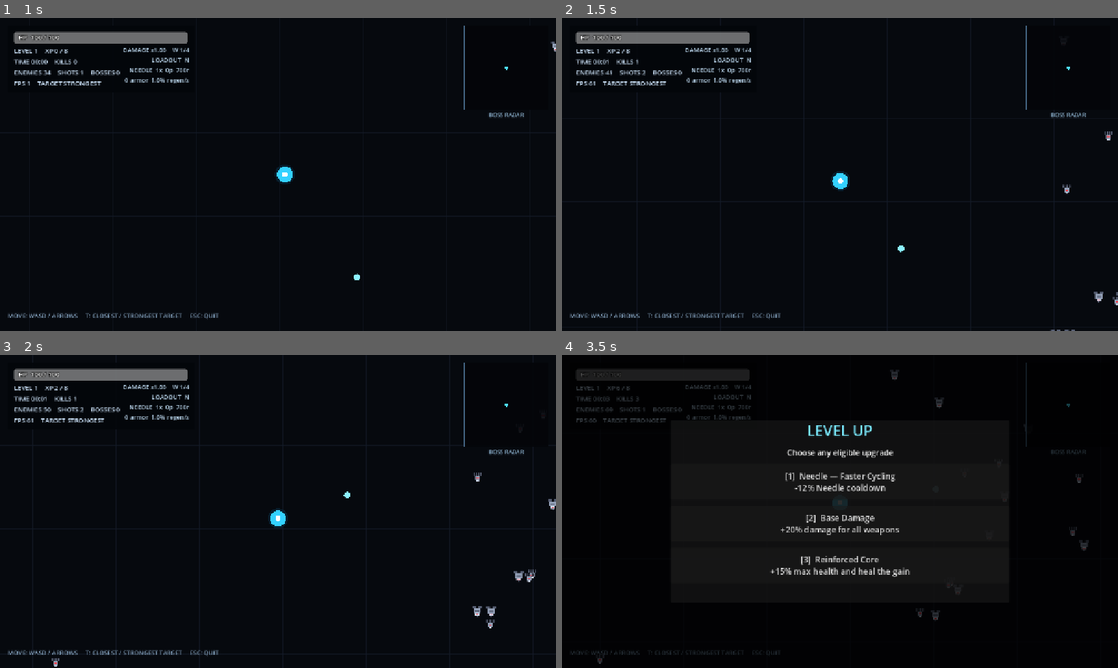
Above: before the commit, frames 1-4 (two rows, left to right).
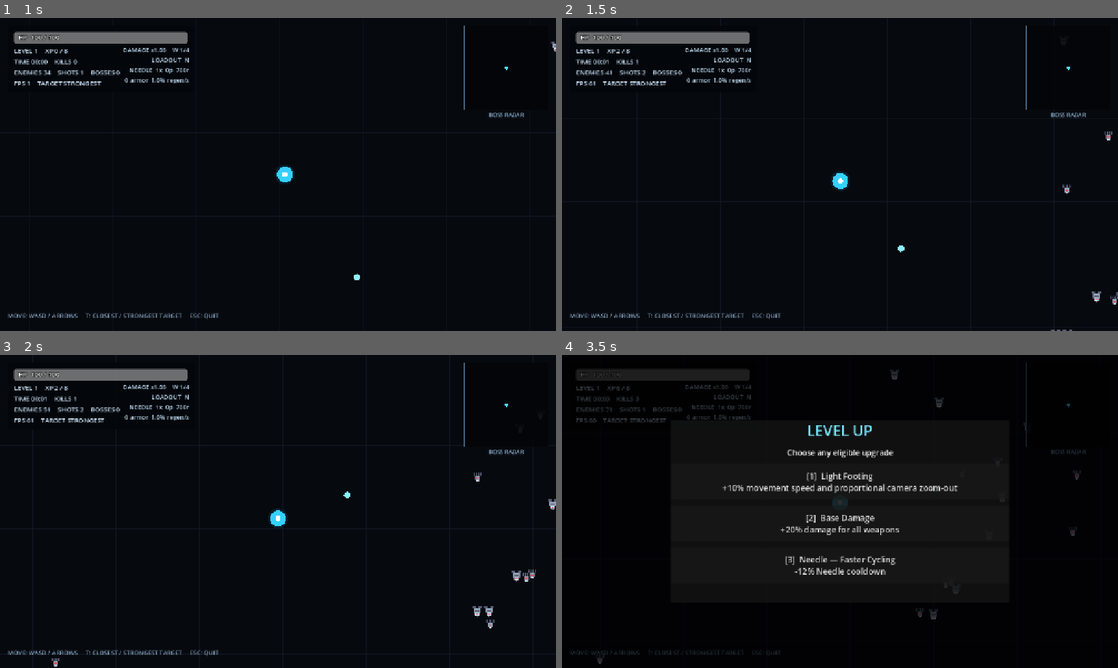
Above: after the commit, the same moments.

Repository: LoushengM/overrun
Game: Godot game, scene res://scenes/main.tscn
The game is run twice, just before and just after one commit, with the same random seed, the same clock (stepped at 60 frames per second) and the same inputs.
Inputs:
- Up to frame 1 (1 s): tap Enter at 0.5 s; hold D from 0.53 s (still down); tap T at 0.6 s
- Up to frame 2 (1.5 s): release D at 1.28 s; hold S from 1.28 s (still down); tap R at 1.35 s
- Up to frame 3 (2 s): keep holding S
- Up to frame 4 (3.5 s): release S at 2.03 s; hold D 2.03-2.78 s; hold Enter 2.03-2.78 s; hold W from 2.78 s (still down); tap 1 at 2.85 s

Frame 1 is identical in both runs. In frame 2, less than 0.1% of the frame differs, in the area x 90-100%, y 87-100%; in frame 3, 0.1%; in frame 4, 1.5%, in the area x 7-95%, y 17-85%.

Commit message:
Add ramp/spike/collapse spawn phase curve

Diff:
--- a/src/game_config.gd
+++ b/src/game_config.gd
@@ -189,6 +189,22 @@
 const HEALTH_PICKUP_HEAL := 0.20
 const HEALTH_PICKUP_DROP_CHANCE := 0.006
 const CONTACT_DAMAGE_COOLDOWN := 0.20
+
+# Spawn pressure cycles instead of climbing monotonically: a long ramp, a short
+# spike, then a collapse that gives the player room to reposition and collect.
+# The cycle multiplies the minute-based base rate, so later cycles are harder in
+# absolute terms even though the shape repeats. Fractions are points along one
+# period and must stay ordered: 0 < RAMP < SPIKE < 1.
+const PHASE_PERIOD_SECONDS := 55.0
+const PHASE_RAMP_FRACTION := 0.55
+const PHASE_SPIKE_FRACTION := 0.80
+# The ramp starts at exactly 1.0 so the opening seconds of a run still deliver
+# the documented baseline throughput (regression_test.gd guards 16 enemies/sec
+# at t=0). Breathing room comes from the collapse window, not from a soft open.
+const PHASE_RAMP_START_MULTIPLIER := 1.00
+const PHASE_RAMP_END_MULTIPLIER := 1.30
+const PHASE_SPIKE_MULTIPLIER := 2.10
+const PHASE_COLLAPSE_MULTIPLIER := 0.35
 
 const SURGE_ENTER_COUNT := 5
 const SURGE_EXIT_COUNT := 25
--- a/src/simulation_world.gd
+++ b/src/simulation_world.gd
@@ -942,6 +942,7 @@
     var surge_multiplier := 1.0
     if surge_active:
         surge_multiplier = 1.0 + 3.0 * minf(1.0, surge_time / GameConfig.SURGE_RAMP_TIME)
+    surge_multiplier *= _phase_spawn_multiplier()
 
     spawn_accumulator += base_rate * surge_multiplier * delta
     var spawned_this_tick := 0
@@ -952,6 +953,27 @@
 
     var max_spawn_debt := base_rate * surge_multiplier * GameConfig.MAX_SPAWN_DEBT_SECONDS
     spawn_accumulator = minf(spawn_accumulator, max_spawn_debt)
+
+
+# Ramp -> spike -> collapse, repeating. Returns a multiplier on the base spawn
+# rate; phase position comes from paced time so it stays in step with the
+# difficulty curve rather than wall-clock.
+func _phase_spawn_multiplier() -> float:
+    var phase := fposmod(_paced_elapsed_time(), GameConfig.PHASE_PERIOD_SECONDS) / GameConfig.PHASE_PERIOD_SECONDS
+    if phase < GameConfig.PHASE_RAMP_FRACTION:
+        return lerpf(
+            GameConfig.PHASE_RAMP_START_MULTIPLIER,
+            GameConfig.PHASE_RAMP_END_MULTIPLIER,
+            phase / GameConfig.PHASE_RAMP_FRACTION
+        )
+    if phase < GameConfig.PHASE_SPIKE_FRACTION:
+        return lerpf(
+            GameConfig.PHASE_RAMP_END_MULTIPLIER,
+            GameConfig.PHASE_SPIKE_MULTIPLIER,
+            (phase - GameConfig.PHASE_RAMP_FRACTION)
+            / (GameConfig.PHASE_SPIKE_FRACTION - GameConfig.PHASE_RAMP_FRACTION)
+        )
+    return GameConfig.PHASE_COLLAPSE_MULTIPLIER
 
 
 func _update_boss_schedule() -> void:
